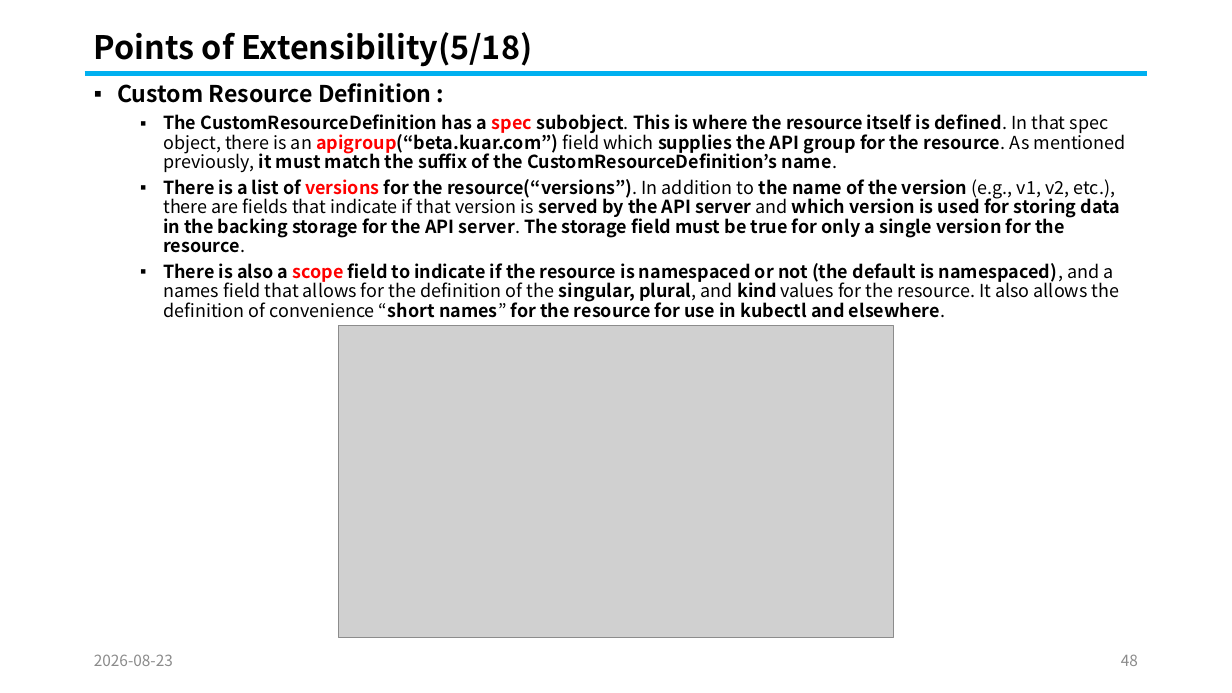
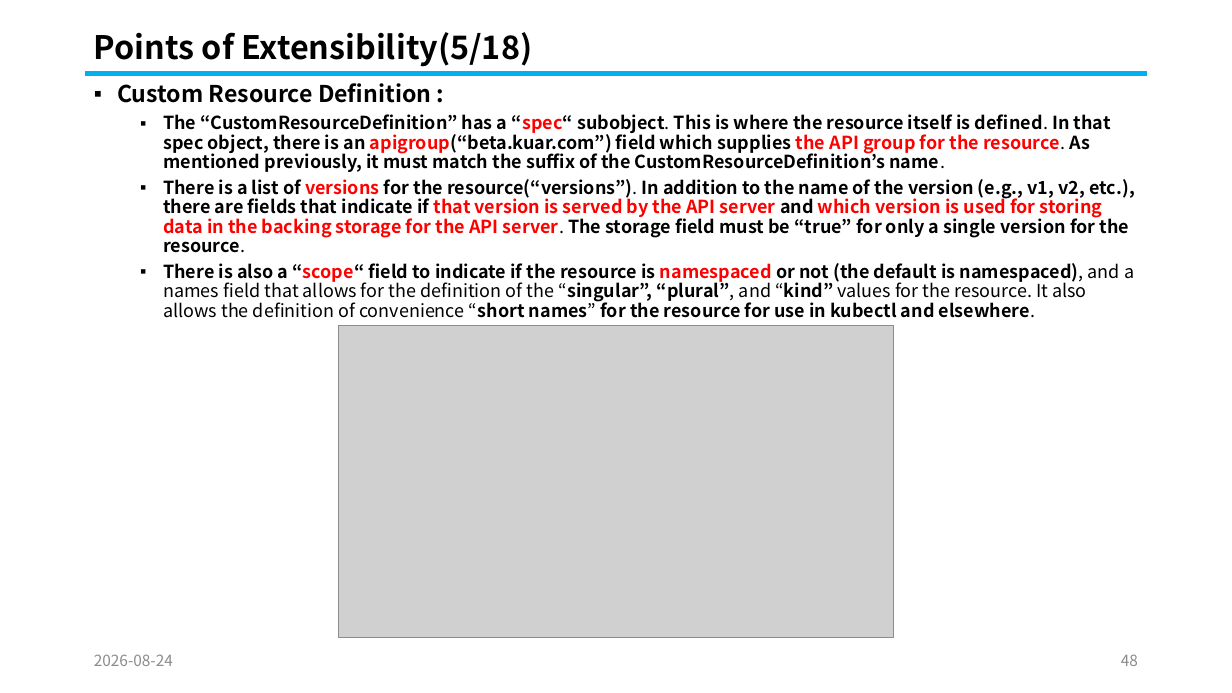
Before and after one commit to knix008/TestSimulator, a slide deck: slide 48 of Kubernetes/Kubernetes Part 05-2026.08.25.pptx. Drawn at 1232x693 pixels with LibreOffice and Linux fonts; fonts in the diff are those of the drawing; grey boxes stand for pictures. Boxes give left, top, right and bottom in pixels: in the first picture for what was removed or moved away, otherwise in the second. Text is boxed around its words. In the diff, an @@ line names an element or a change of style, - is before the commit and + after.

```diff
--- a/Kubernetes/Kubernetes Part 05-2026.08.25.pptx
+++ b/Kubernetes/Kubernetes Part 05-2026.08.25.pptx
@@ text at box(163, 114, 1134, 318): text changed @@
-  ▪ The CustomResourceDefinition has a spec subobject. This is where the resource itself is defined. In that spec object, there is an apigroup(“beta.kuar.com”) field which supplies the API group for the resource. As mentioned previously, it must match the suffix of the CustomResourceDefinition’s name.
-  ▪ There is a list of versions for the resource(“versions”). In addition to the name of the version (e.g., v1, v2, etc.), there are fields that indicate if that version is served by the API server and which version is used for storing data in the backing storage for the API server. The storage field must be true for only a single version for the resource.
-  ▪ There is also a scope field to indicate if the resource is namespaced or not (the default is namespaced), and a names field that allows for the definition of the singular, plural, and kind values for the resource. It also allows the definition of convenience “short names” for the resource for use in kubectl and elsewhere.
+  ▪ The “CustomResourceDefinition” has a “spec“ subobject. This is where the resource itself is defined. In that spec object, there is an apigroup(“beta.kuar.com”) field which supplies the API group for the resource. As mentioned previously, it must match the suffix of the CustomResourceDefinition’s name.
+  ▪ There is a list of versions for the resource(“versions”). In addition to the name of the version (e.g., v1, v2, etc.), there are fields that indicate if that version is served by the API server and which version is used for storing data in the backing storage for the API server. The storage field must be “true” for only a single version for the resource.
+  ▪ There is also a “scope“ field to indicate if the resource is namespaced or not (the default is namespaced), and a names field that allows for the definition of the “singular”, “plural”, and “kind” values for the resource. It also allows the definition of convenience “short names” for the resource for use in kubectl and elsewhere.
@@ text at box(94, 654, 173, 666): text changed @@
-2026-08-23
+2026-08-24
```
Also in this commit, not shown: 101 other slides changed, 17 other files.
